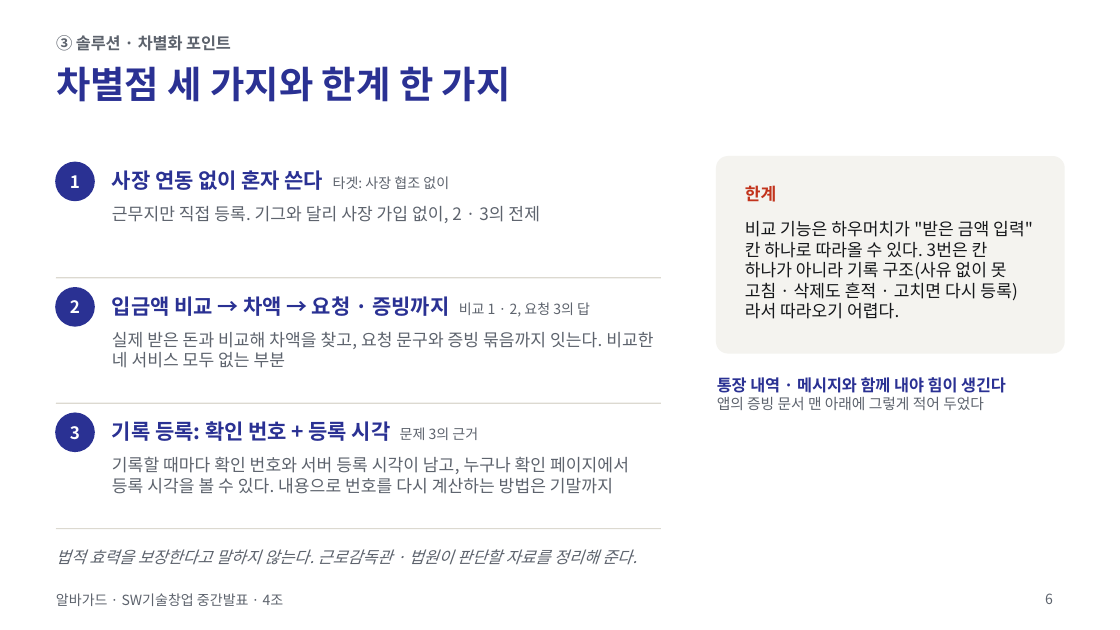
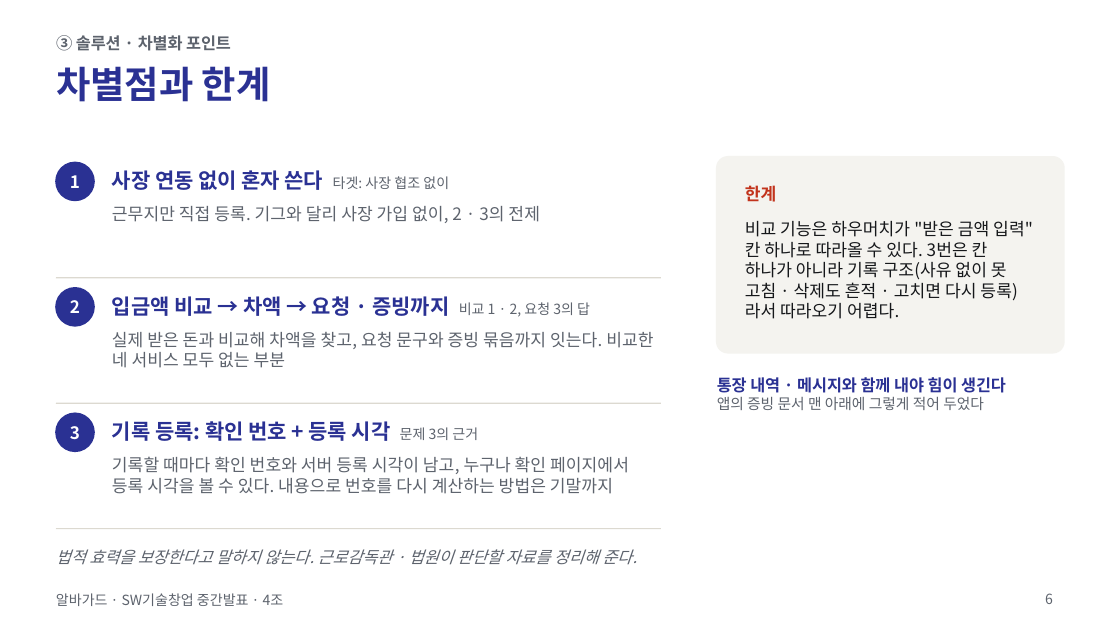
Before and after one commit to jihooni217/albaguard, a slide deck: slide 6 of docs/06_중간발표_PPT.pptx. Drawn at 1120x630 pixels with LibreOffice and Linux fonts; fonts in the diff are those of the drawing. Boxes give left, top, right and bottom in pixels: in the first picture for what was removed or moved away, otherwise in the second. Text is boxed around its words. In the diff, an @@ line names an element or a change of style, - is before the commit and + after.

```diff
--- a/docs/06_중간발표_PPT.pptx
+++ b/docs/06_중간발표_PPT.pptx
@@ title at [56,66,271,102]: text changed @@
-차별점 세 가지와 한계 한 가지
+차별점과 한계
```
Also in this commit, not shown: 1 other slide changed, 4 other files.
